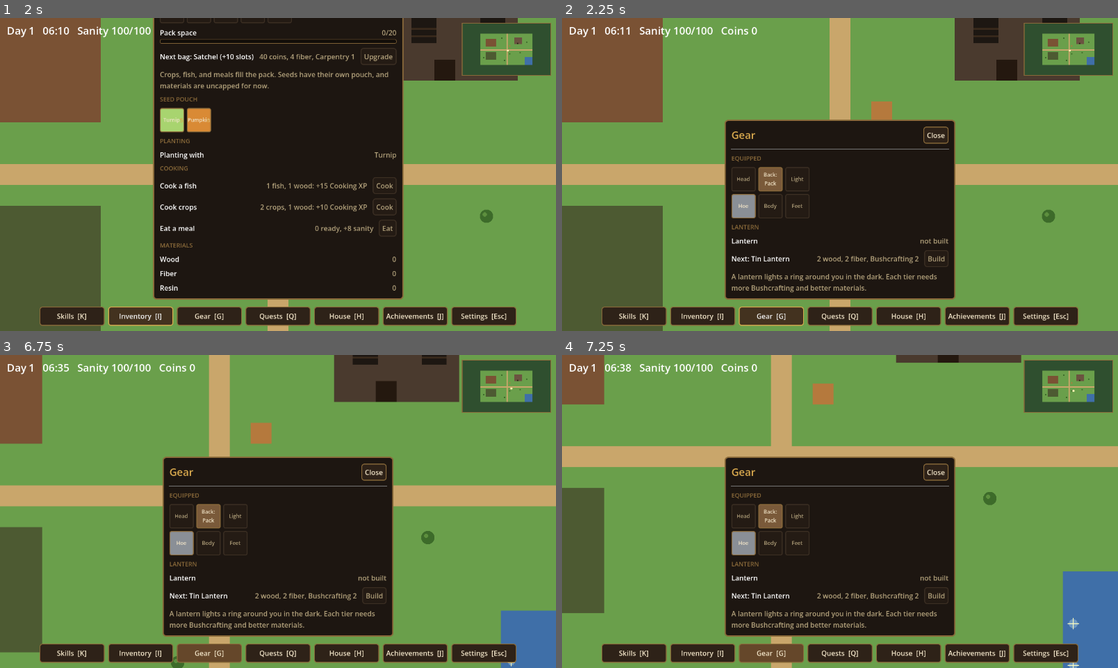
Above: before the commit, frames 1-4 (two rows, left to right).
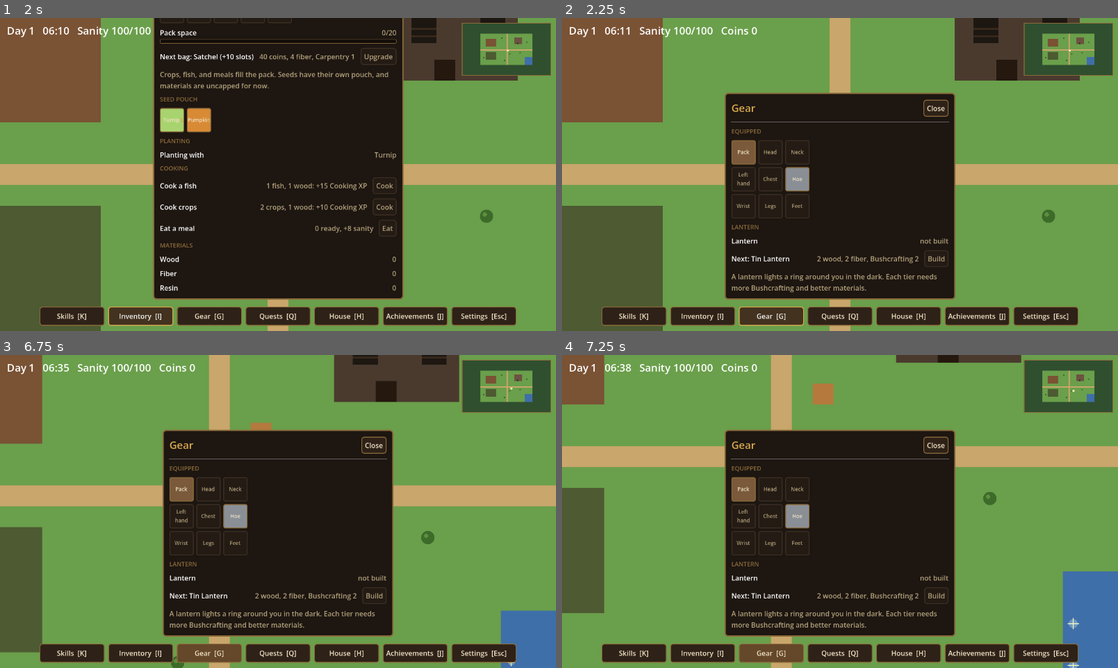
Above: after the commit, the same moments.

Repository: joshj1108/CrowCreekHollow
Game: Godot game, scene res://scenes/main.tscn
Two runs of this game, one before a commit and one after it. Both use one fixed random seed, a clock stepped at 60 frames per second and the inputs below.
Inputs (mouse positions are in pixels of both pictures, inside the frame that each line leads up to):
- Up to frame 1 (2 s): click "Skills [K]" at 0.5 s; click "Inventory [I]" at 1.25 s
- Up to frame 2 (2.25 s): click "Gear [G]" at 2 s
- Up to frame 3 (6.75 s): click "Quests [Q]" at 2.75 s; click "House [H]" at 3.5 s; click "Achievements [J]" at 4.25 s; click "Settings [Esc]" at 5 s; tap Enter at 5.75 s; move the mouse to (400, 495) at 5.77 s; hold D (move_right) 5.78-6.53 s; tap J (achievements) at 5.85 s; click (400, 495) at 5.92 s; move the mouse to (166, 527) at 6.52 s; hold S (move_down) from 6.53 s (still down); tap G (gear) at 6.6 s
- Up to frame 4 (7.25 s): keep holding S (move_down)

Frame 1 is identical in both runs. In frame 2, 5.6% of the frame differs, in the area x 29-71%, y 23-64%; in frame 3, 5.6%; in frame 4, 5.6%.

Commit message:
Gear grid: nine equipment slots in a paper-doll layout
Back, Head, Neck / Left hand (lantern), Chest, Right hand (hoe) / Wrist,
Legs, Feet. Back, Left hand, and Right hand are in use. The rest are locked.

Co-Authored-By: Claude Haiku 5.5 <noreply@anthropic.com>
Claude-Session: https://claude.ai/code/session_016EvHBYyFANDWxunM27u84C

Diff:
--- a/scripts/main.gd
+++ b/scripts/main.gd
@@ -1628,18 +1628,24 @@
 	]
 
 
+# Nine slots in three rows: back, head, neck / left hand, chest, right hand /
+# wrist, legs, feet. The bag sits in Back, the lantern in the left hand, and
+# the hoe in the right hand. The rest are locked until they have items.
 func _gear_cells() -> Array:
 	var bag_name := "Pack" if bag_tier == 0 else str(BAG_TIERS[bag_tier - 1]["name"])
-	var light: Dictionary = {"empty": true, "label": "Light", "tip": "No lantern built yet"}
+	var lantern: Dictionary = {"empty": true, "label": "Left hand", "tip": "Left hand: no lantern built yet"}
 	if lantern_tier > 0:
 		var current: Dictionary = LANTERN_TIERS[lantern_tier - 1]
-		light = {"color": "ffd38a", "label": current["name"], "tip": "Light: %s, ring %.1f tiles" % [current["name"], current["radius"]]}
+		lantern = {"color": "ffd38a", "label": current["name"], "tip": "Left hand: %s, ring %.1f tiles" % [current["name"], current["radius"]]}
 	return [
+		{"color": "7a5a3a", "label": bag_name, "tip": "Back: %s, %d pack slots" % [bag_name, _pack_capacity()]},
 		{"locked": true, "label": "Head", "tip": "Not available yet"},
-		{"color": "7a5a3a", "label": "Back: " + bag_name, "tip": "%s, %d pack slots" % [bag_name, _pack_capacity()]},
-		light,
-		{"color": "8a8f96", "label": "Hoe", "tip": "Hand: hoe, equipped"},
-		{"locked": true, "label": "Body", "tip": "Not available yet"},
+		{"locked": true, "label": "Neck", "tip": "Not available yet"},
+		lantern,
+		{"locked": true, "label": "Chest", "tip": "Not available yet"},
+		{"color": "8a8f96", "label": "Hoe", "tip": "Right hand: hoe, equipped"},
+		{"locked": true, "label": "Wrist", "tip": "Not available yet"},
+		{"locked": true, "label": "Legs", "tip": "Not available yet"},
 		{"locked": true, "label": "Feet", "tip": "Not available yet"},
 	]
 
Not shown, changed: DESIGN.md
